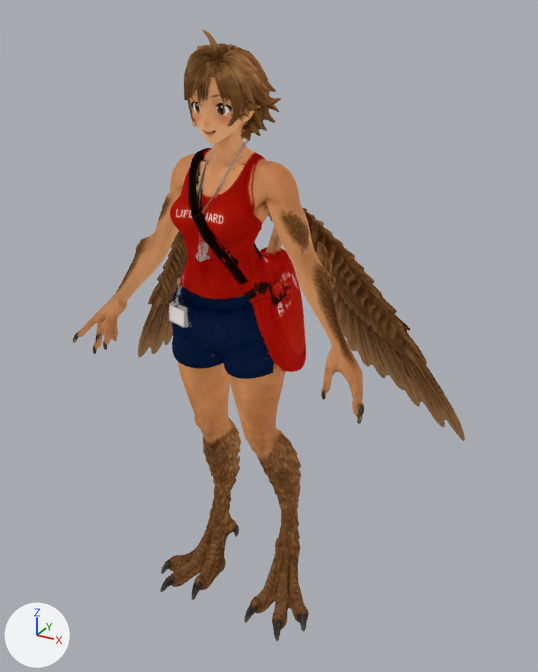
The glTF model game/assets/creatures/harpy/harpy.gltf, before and after one commit.
The view is the same before and after, from a 50 mm lens placed at (1.005, -1.696, 1.744), pointed at (0.05, 0.04, 0.875). Arrows for +X, +Y and +Z are at lower left; the lights stay in place. The older version comes first. Where no turn or scale is listed for an object, it has been applied to the vertices.

Objects in the first picture: 'char1'.
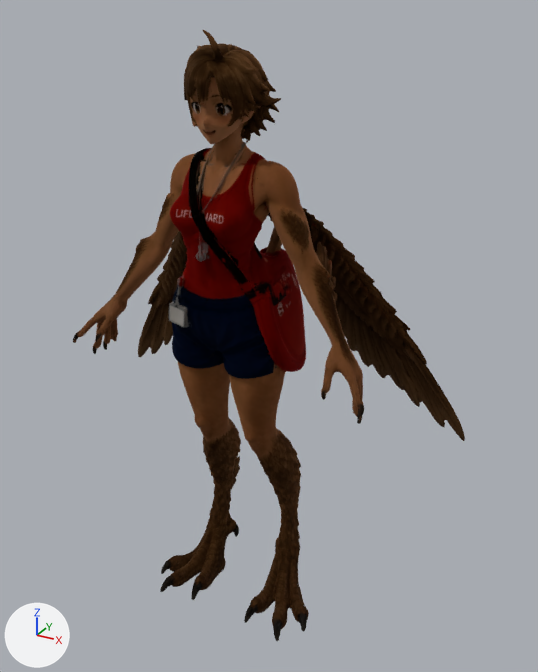
Patch to the scene script:
```diff
--- a/game/assets/creatures/harpy/harpy.gltf.py
+++ b/game/assets/creatures/harpy/harpy.gltf.py
@@ mat_material_1 @@
 n0 = _N.new('ShaderNodeBsdfPrincipled'); n0.name = 'Principled BSDF'
 n0.inputs[2].default_value = 1.0  # 'Roughness'
-n0.inputs[28].default_value = 1.0  # 'Emission Strength'
 n1 = _N.new('ShaderNodeOutputMaterial'); n1.name = 'Material Output'
@@ mat_material_1 @@
 n2 = _N.new('ShaderNodeTexImage'); n2.name = 'Image Texture'
 n2.image = img_texture_0
-n3 = _N.new('ShaderNodeTexImage'); n3.name = 'Image Texture.001'
-n3.image = img_texture_0
 _L.new(n0.outputs[0], n1.inputs[0])  # 'BSDF' to 'Surface'
-_L.new(n2.outputs[0], n0.inputs[27])  # 'Color' to 'Emission Color'
-_L.new(n3.outputs[0], n0.inputs[0])  # 'Color' to 'Base Color'
-_L.new(n3.outputs[1], n0.inputs[4])  # 'Alpha' to 'Alpha'
+_L.new(n2.outputs[0], n0.inputs[0])  # 'Color' to 'Base Color'
+_L.new(n2.outputs[1], n0.inputs[4])  # 'Alpha' to 'Alpha'
```

What differs and where, as boxes (x1, y1, x2, y2) in the pictures (538 x 672 px):
'char1', surface changed (darker): (73, 30, 465, 641) in both
